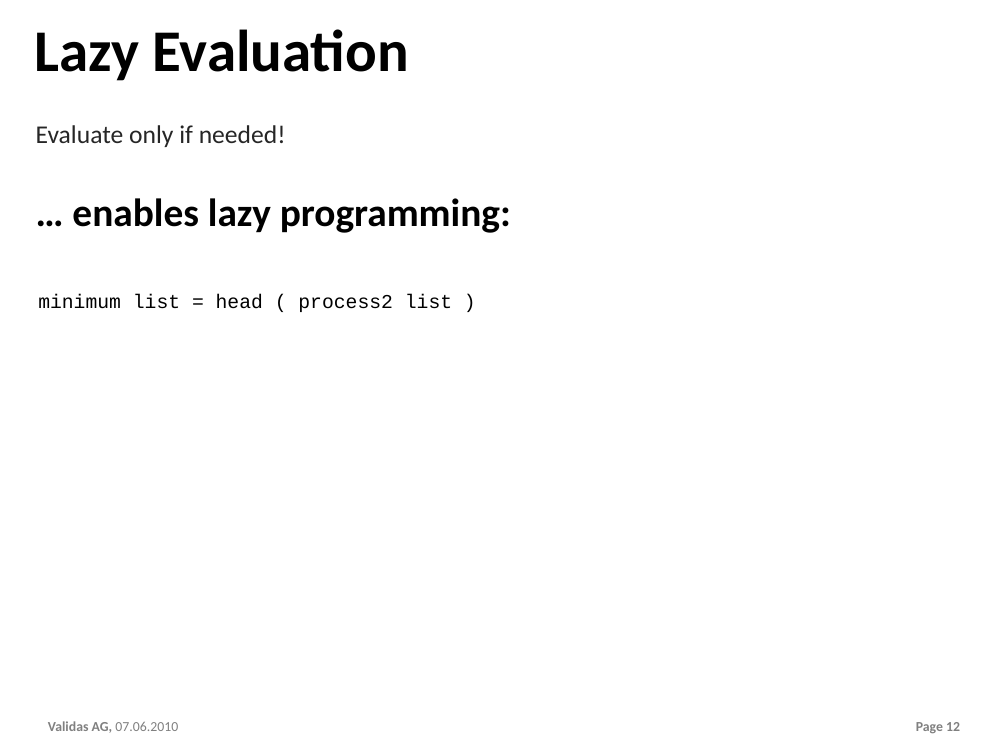
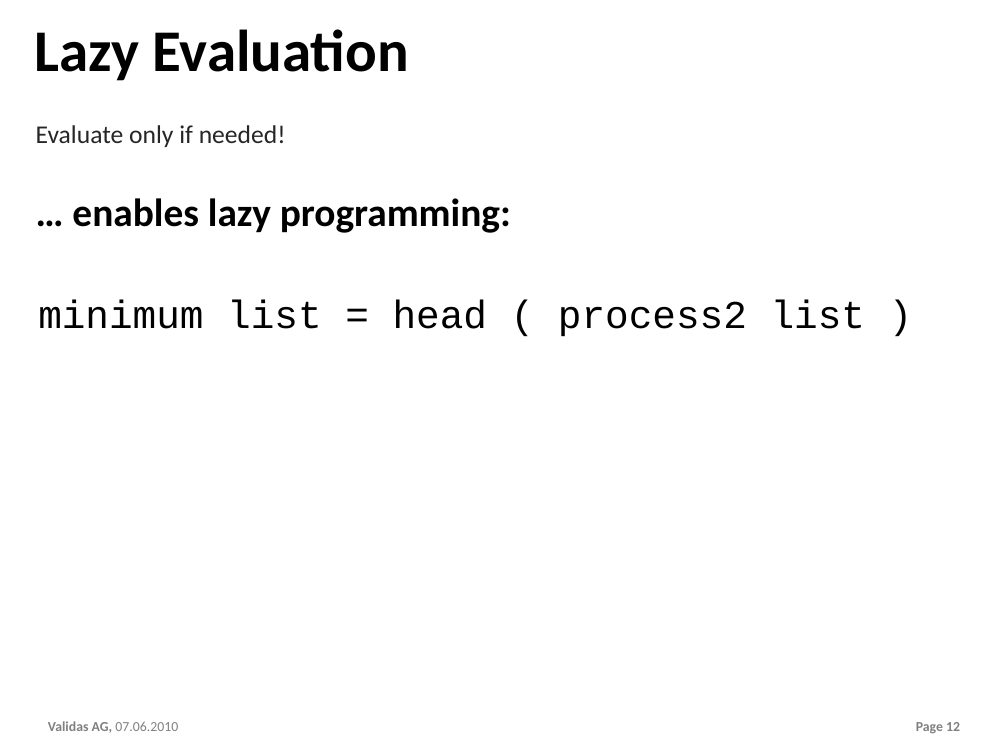
Before and after one commit to theoremprover/chess, a slide deck: slide 12 of ppt/Chess200.pptx. Drawn at 1008x756 pixels with LibreOffice and Linux fonts; fonts in the diff are those of the drawing; background and template pictures are left out. Boxes give left, top, right and bottom in pixels: in the first picture for what was removed or moved away, otherwise in the second. Text is boxed around its words. In the diff, an @@ line names an element or a change of style, - is before the commit and + after.

```diff
--- a/ppt/Chess200.pptx
+++ b/ppt/Chess200.pptx
@@ text "minimum list = head ( ..." at <box>38,300,865,337</box>: size 20 to 40 pt @@
```
Also in this commit, not shown: 5 other slides changed.
